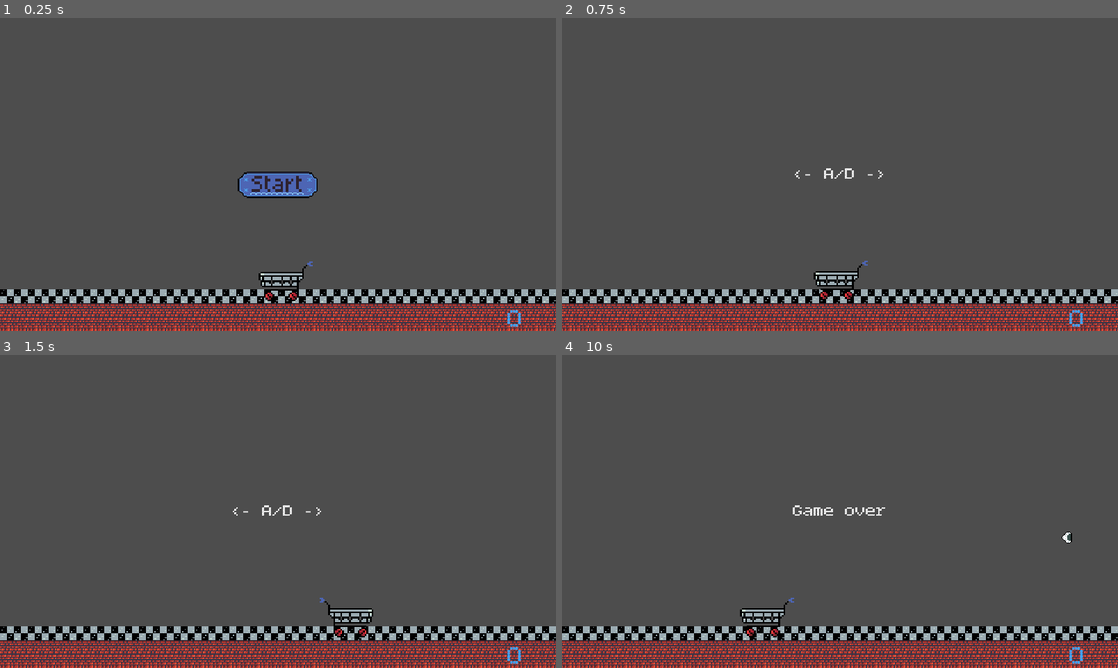
Above: before the commit, frames 1-4 (two rows, left to right).
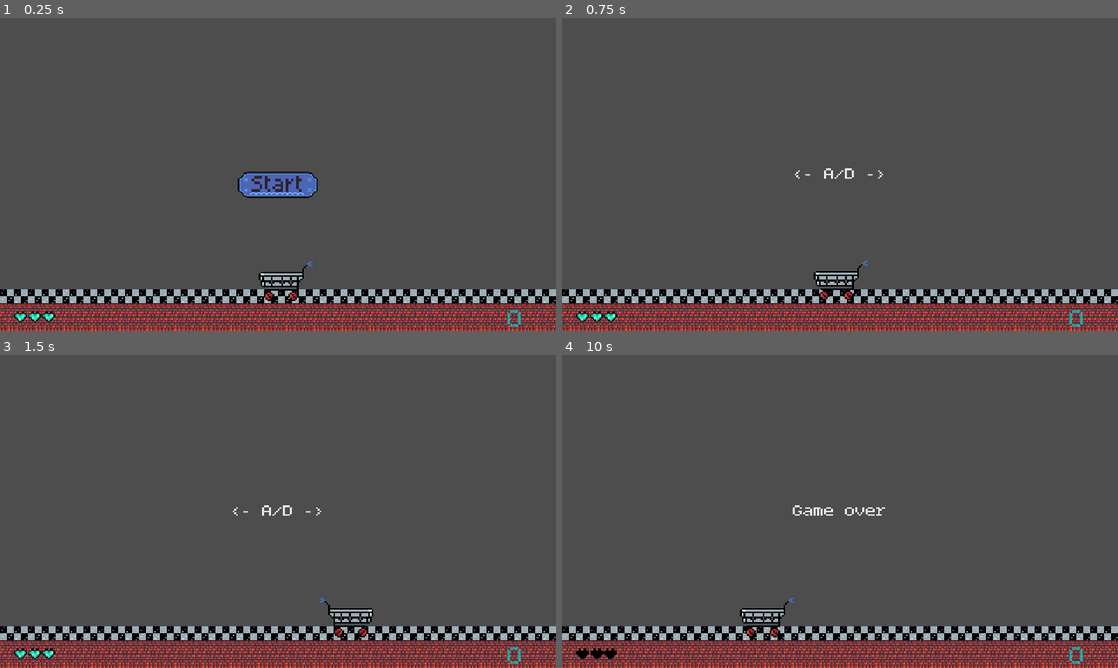
Above: after the commit, the same moments.

Repository: VarnCc/collector
Game: Godot game, scene res://main.tscn
The game is run twice, just before and just after one commit, with the same random seed, the same clock (stepped at 60 frames per second) and the same inputs.
Inputs (mouse positions are in pixels of both pictures, inside the frame that each line leads up to):
- Up to frame 1 (0.25 s): no input
- Up to frame 2 (0.75 s): click (840, 183) at 0.5 s
- Up to frame 3 (1.5 s): tap Enter at 1.25 s; hold D (move_right) from 1.28 s (still down)
- Up to frame 4 (10 s): release D (move_right) at 2.03 s; hold A (move_left) 2.03-2.78 s; hold D (move_right) 2.78-4.28 s; hold A (move_left) 4.28-6.53 s; hold D (move_right) 6.53-8.78 s; hold A (move_left) from 8.78 s (still down)

The runs differ from the first frame. In frame 1, 0.2% of the frame differs, in the area x 2-94%, y 93-99%; in frame 2, 0.2%; in frame 3, 0.2%; in frame 4, 0.3%, in the area x 2-94%, y 56-99%.

Commit message:
first playable version

Diff:
--- a/hud.gd
+++ b/hud.gd
@@ -45,3 +45,27 @@
 	$Message.show()
 	await get_tree().create_timer(2.0).timeout
 	$Message.hide()
+
+func update_lives(life: int) -> void:
+	var hearts = [
+		$Hearts/Heart1,
+		$Hearts/Heart2,
+		$Hearts/Heart3
+	]
+	for i in range(hearts.size()):
+		if i < life:
+			hearts[i].play("HeartFull")
+		else:
+			hearts[i].play("HeartsEmpty")
+
+func animate_life_lost(life: int) -> void:
+	var hearts = [
+		$Hearts/Heart1,
+		$Hearts/Heart2,
+		$Hearts/Heart3
+	]
+
+	if life >= 0 and life < hearts.size():
+		hearts[life].play("HeartToEmpty")
+		await hearts[life].animation_finished
+		hearts[life].play("HeartEmpty")
--- a/hud.tscn
+++ b/hud.tscn
@@ -1,8 +1,85 @@
-[gd_scene load_steps=4 format=3 uid="uid://bgh183yp2hi7y"]
+[gd_scene load_steps=10 format=3 uid="uid://bgh183yp2hi7y"]
 
 [ext_resource type="FontFile" uid="uid://bwpw01hs740nk" path="res://assets/sprietes/fonts/BitcountSingle-VariableFont_CRSV,ELSH,ELXP,slnt,wght.ttf" id="1_37p78"]
 [ext_resource type="Script" uid="uid://bn2yk3l0c6ywe" path="res://hud.gd" id="1_64ctp"]
 [ext_resource type="Texture2D" uid="uid://wo1nkokxlwq0" path="res://assets/sprietes/start_button.png" id="3_8sq4i"]
+[ext_resource type="Texture2D" uid="uid://wnh1sgnnkvgq" path="res://assets/sprietes/items/life.png" id="4_640wx"]
+
+[sub_resource type="AtlasTexture" id="AtlasTexture_a2258"]
+atlas = ExtResource("4_640wx")
+region = Rect2(96, 0, 32, 32)
+
+[sub_resource type="AtlasTexture" id="AtlasTexture_1xsix"]
+atlas = ExtResource("4_640wx")
+region = Rect2(0, 0, 32, 32)
+
+[sub_resource type="AtlasTexture" id="AtlasTexture_rftc2"]
+atlas = ExtResource("4_640wx")
+region = Rect2(32, 0, 32, 32)
+
+[sub_resource type="AtlasTexture" id="AtlasTexture_61f8s"]
+atlas = ExtResource("4_640wx")
+region = Rect2(64, 0, 32, 32)
+
+[sub_resource type="SpriteFrames" id="SpriteFrames_g10ll"]
+animations = [{
+"frames": [{
+"duration": 1.0,
+"texture": SubResource("AtlasTexture_a2258")
+}],
+"loop": true,
+"name": &"HeartEmpty",
+"speed": 5.0
+}, {
+"frames": [{
+"duration": 1.0,
+"texture": SubResource("AtlasTexture_1xsix")
+}],
+"loop": true,
+"name": &"HeartFull",
+"speed": 5.0
+}, {
+"frames": [{
+"duration": 1.0,
+"texture": SubResource("AtlasTexture_rftc2")
+}, {
+"duration": 1.0,
+"texture": SubResource("AtlasTexture_61f8s")
+}, {
+"duration": 1.0,
+"texture": SubResource("AtlasTexture_rftc2")
+}, {
+"duration": 1.0,
+"texture": SubResource("AtlasTexture_61f8s")
+}, {
+"duration": 1.0,
+"texture": SubResource("AtlasTexture_rftc2")
+}, {
+"duration": 1.0,
+"texture": SubResource("AtlasTexture_61f8s")
+}, {
+"duration": 1.0,
+"texture": SubResource("AtlasTexture_rftc2")
+}, {
+"duration": 1.0,
+"texture": SubResource("AtlasTexture_61f8s")
+}, {
+"duration": 1.0,
+"texture": SubResource("AtlasTexture_rftc2")
+}, {
+"duration": 1.0,
+"texture": SubResource("AtlasTexture_61f8s")
+}, {
+"duration": 1.0,
+"texture": SubResource("AtlasTexture_rftc2")
+}, {
+"duration": 1.0,
+"texture": SubResource("AtlasTexture_61f8s")
+}],
+"loop": false,
+"name": &"HeartToEmpty",
+"speed": 6.0
+}]
 
 [node name="HUD" type="CanvasLayer"]
 script = ExtResource("1_64ctp")
@@ -18,7 +95,7 @@
 offset_bottom = 7.0
 grow_horizontal = 0
 grow_vertical = 0
-theme_override_colors/font_color = Color(0.23158088, 0.65951943, 0.99999994, 1)
+theme_override_colors/font_color = Color(0, 0.7293903, 0.7301541, 1)
 theme_override_fonts/font = ExtResource("1_37p78")
 theme_override_font_sizes/font_size = 31
 text = "0"
@@ -61,6 +138,29 @@
 horizontal_alignment = 1
 vertical_alignment = 1
 
+[node name="Hearts" type="Node" parent="."]
+
+[node name="Heart1" type="AnimatedSprite2D" parent="Hearts"]
+texture_filter = 1
+position = Vector2(24, 344)
+scale = Vector2(1.5, 1.5)
+sprite_frames = SubResource("SpriteFrames_g10ll")
+animation = &"HeartFull"
+
+[node name="Heart2" type="AnimatedSprite2D" parent="Hearts"]
+texture_filter = 1
+position = Vector2(40, 344)
+scale = Vector2(1.5, 1.5)
+sprite_frames = SubResource("SpriteFrames_g10ll")
+animation = &"HeartToEmpty"
+
+[node name="Heart3" type="AnimatedSprite2D" parent="Hearts"]
+texture_filter = 1
+position = Vector2(56, 344)
+scale = Vector2(1.5, 1.5)
+sprite_frames = SubResource("SpriteFrames_g10ll")
+animation = &"HeartFull"
+
 [connection signal="start_game" from="." to="." method="new_game"]
 [connection signal="pressed" from="Control/StartButton" to="." method="_on_start_button_pressed"]
 [connection signal="timeout" from="MessageTimer" to="." method="_on_message_timer_timeout"]
--- a/main.gd
+++ b/main.gd
@@ -2,6 +2,7 @@
 @export var item_scene: PackedScene
 var score = 0
 var life = 3
+var running := false
 
 func start_game():
 	score = 0
@@ -10,11 +11,14 @@
 	$Player.start($StartPosition.position)
 
 func game_over():
+	running = false
 	$ItemTimer.stop()
+	get_tree().call_group("items", "queue_free")
 	$Player.set_physics_process(false)
 	$HUD.show_game_over()
 
 func new_game():
+	running = true
 	score = 0
 	life = 3
 	get_tree().call_group("items", "queue_free")
@@ -22,6 +26,7 @@
 	$Player.start($StartPosition.position)
 	$StartTimer.start()
 	$Player.set_physics_process(true)
+	$HUD.update_lives(life)
 
 func _ready() -> void:
 	$ItemTimer.stop()
@@ -32,8 +37,10 @@
 	score += 1
 	$HUD.update_score(score)
 
-func _on_missed_item():
+func _on_missed_item() ->void:
 	life -= 1
+	$HUD.animate_life_lost(life)
+	$HUD.update_lives(life)
 	if life <= 0:
 		game_over()
 
@@ -43,6 +50,8 @@
 
 
 func _on_item_timer_timeout():
+	if not running:
+		return
 	var item = item_scene.instantiate()
 	item.add_to_group("items")
 	var item_spawn_location = $ItemPath/ItemSpawnLocation
Binary file added: assets/sprietes/items/life.png
Not shown, added: assets/sprietes/items/life.png.import
